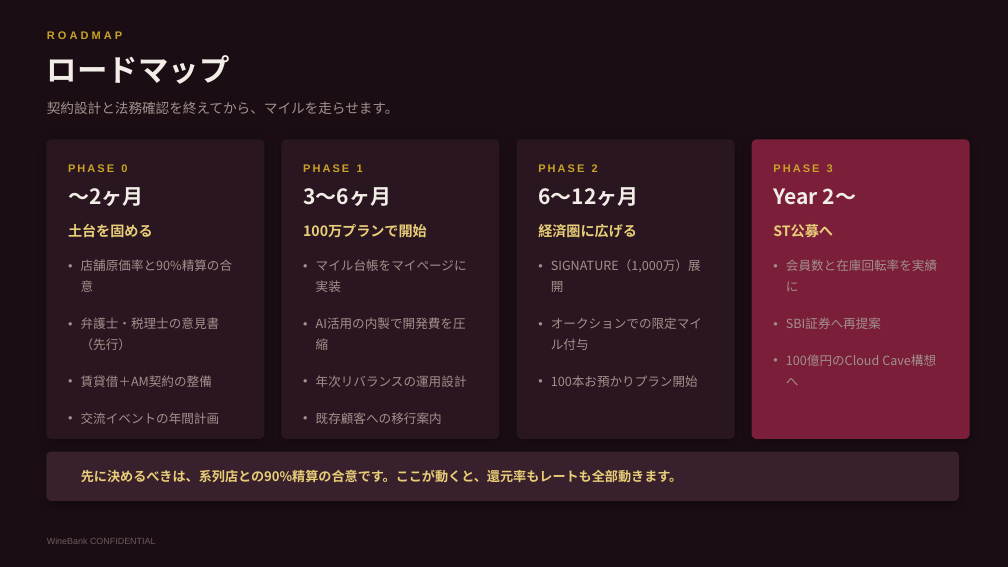
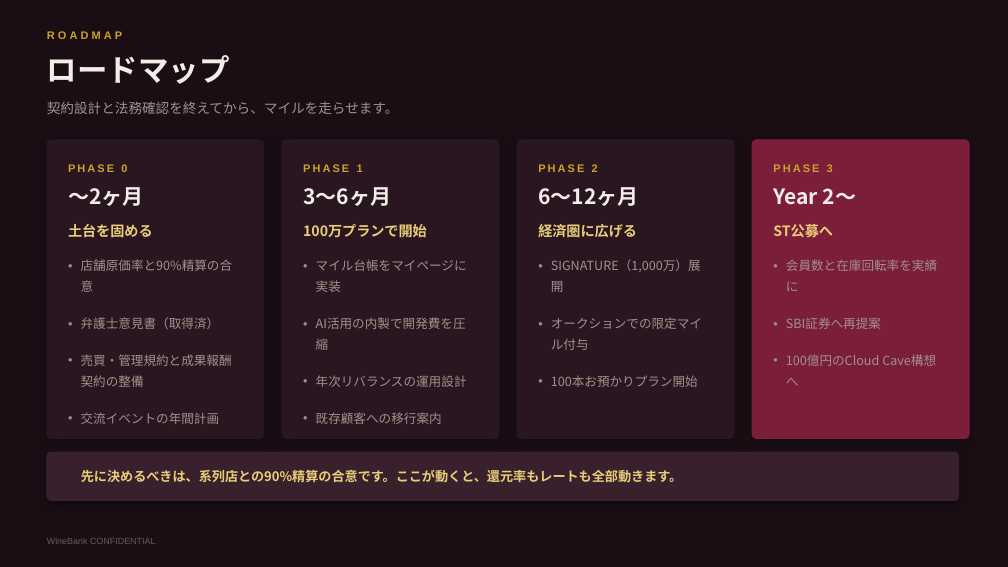
Before and after one commit to nakano-winebank/wine-auction, a slide deck: slide 25 of 提案資料/WineBank_ワインマイル経済圏構想.pptx. Drawn at 1008x567 pixels with LibreOffice and Linux fonts; fonts in the diff are those of the drawing. Boxes give left, top, right and bottom in pixels: in the first picture for what was removed or moved away, otherwise in the second. Text is boxed around its words. In the diff, an @@ line names an element or a change of style, - is before the commit and + after.

```diff
--- a/提案資料/WineBank_ワインマイル経済圏構想.pptx
+++ b/提案資料/WineBank_ワインマイル経済圏構想.pptx
@@ text at [81,317,232,387]: text changed @@
-• 弁護士・税理士の意見書（先行）
-• 賃貸借＋AM契約の整備
+• 弁護士意見書（取得済）
+• 売買・管理規約と成果報酬契約の整備
```
Also in this commit, not shown: 5 other slides changed, 4 other files.
